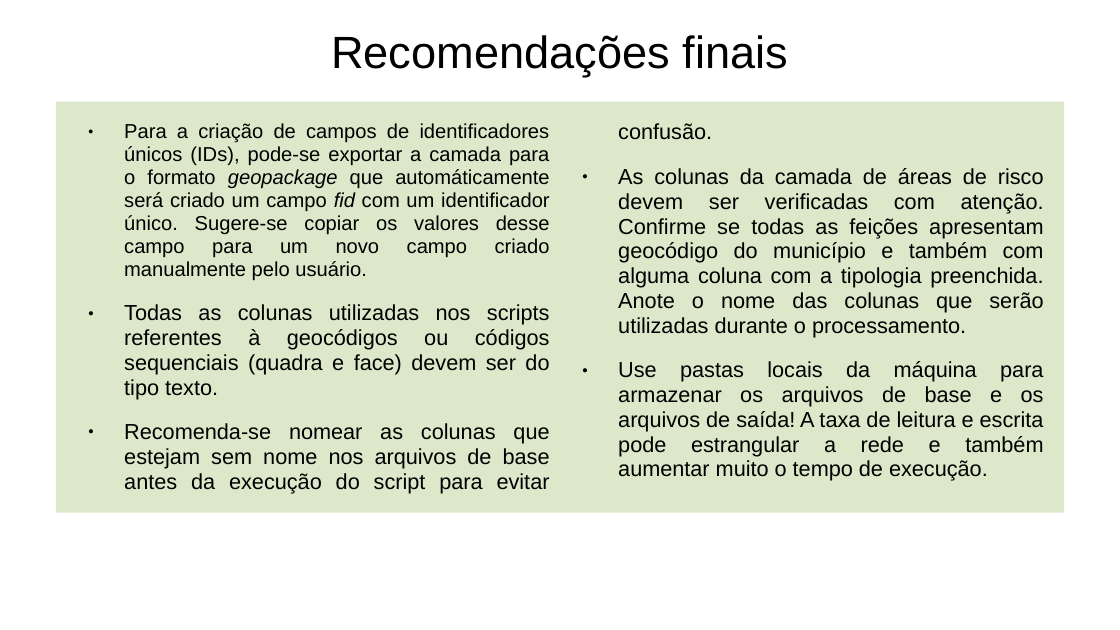
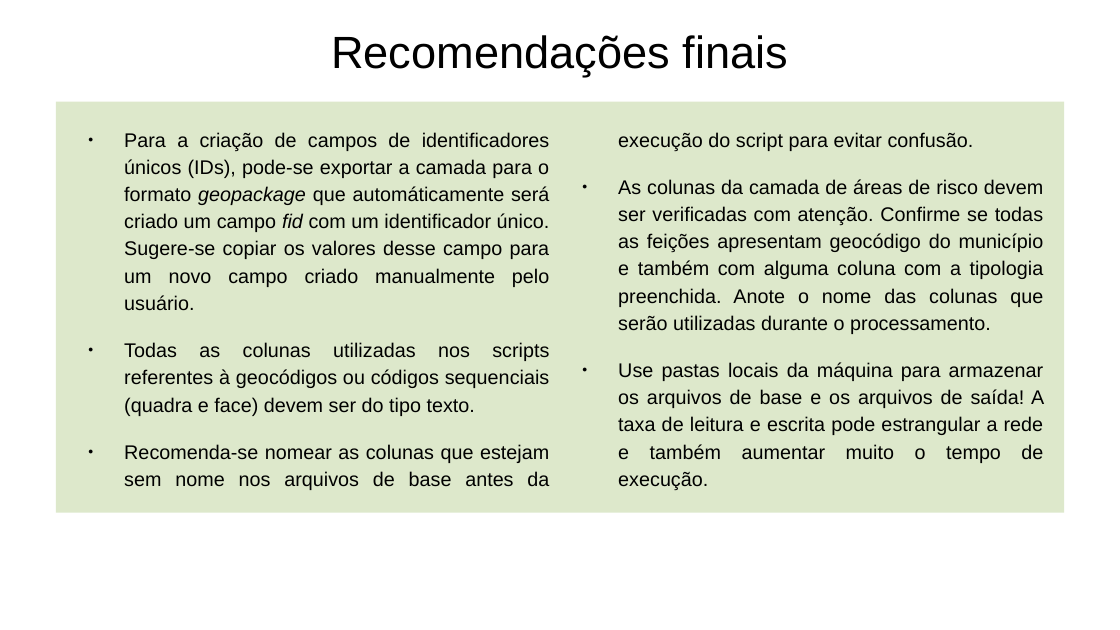
Before and after one commit to jcmartinssh/kits-BATER, a slide deck: slide 14 of referencia_scripts.odp. Drawn at 1120x630 pixels with LibreOffice and Linux fonts; fonts in the diff are those of the drawing. Boxes give left, top, right and bottom in pixels: in the first picture for what was removed or moved away, otherwise in the second. Text is boxed around its words. In the diff, an @@ line names an element or a change of style, - is before the commit and + after.

```diff
--- a/referencia_scripts.odp
+++ b/referencia_scripts.odp
@@ text "Para a criação de campos ..." at <box>56,102,1065,513</box>: size 14.3 to 14 pt in "Para a criação de campos de identificadores ..."; size 15.4 to 14 pt in "Todas as colunas utilizadas nos scripts referentes ...", "Recomenda-se nomear as colunas que estejam sem ...", "As colunas da camada de áreas de ...", "Use pastas locais da máquina para armazenar ..."; line spacing 0.95 to 1.15 @@
```
Also in this commit, not shown: 1 other slide changed.
